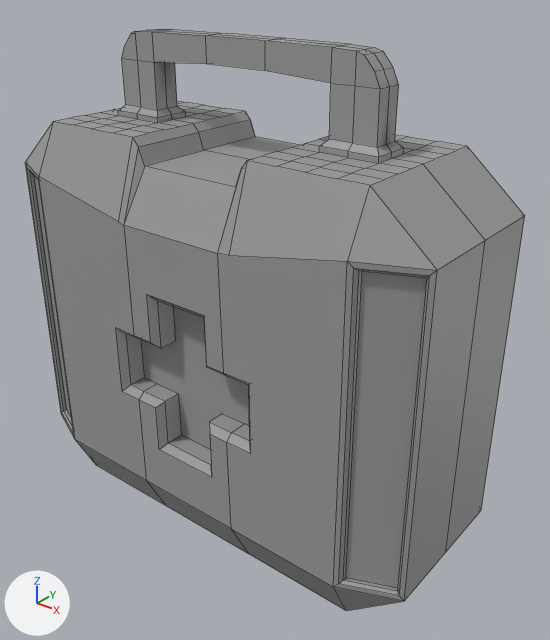
An edit to the FBX model Assets/Models/First-Aid.fbx, drawn before and after from the same camera.
Rendered twice from a 50 mm lens placed at (9.92, 0.488, 0.495), pointed at (9.506, 1.005, 0.174). The lights are fixed; the arrows at lower left show +X, +Y and +Z. Mesh edges are drawn as thin lines. Where no turn or scale is listed for an object, it has been applied to the vertices.

The scene before the commit, as lines of its bpy script (objects in view):
```python
me_cube_007 = bpy.data.meshes.new('Cube.007')
me_cube_007.from_pydata(...)  # 378 vertices, 343 faces; spans x -0.229..0.229, y -0.097..0.097, z -0.197..0.276
me_cube_007.materials.append(mat_white)  # grey #9c9c9c
ob_cube_005 = bpy.data.objects.new('Cube.005', me_cube_007)
ob_cube_005.location = (9.48, 0.997, 0.155)
```
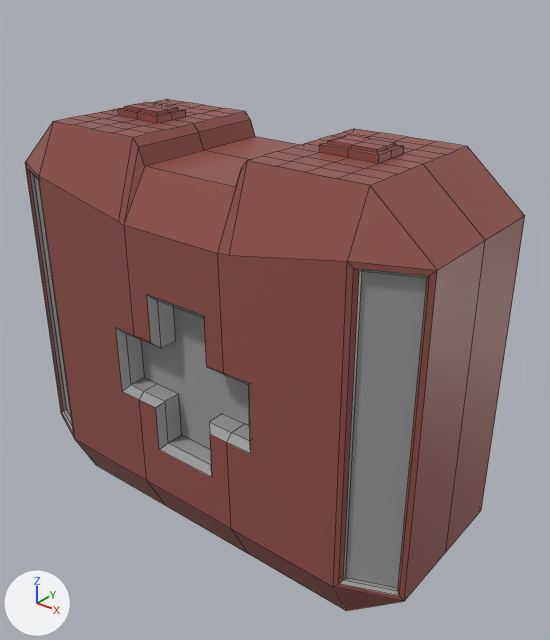
The newer file is also turned or shifted as a whole; pictures and numbers use the older file's frame.

Pixel boxes [x1, y1, x2, y2] of what changed, in the pictures (550 x 640 px):
'Cube.005', reshaped (12% shorter): before [25, 29, 525, 611]; after [25, 99, 525, 611]
part 1 of me_cube_007, cut back: before [118, 29, 404, 163]; after [118, 102, 404, 163]
part 2 of me_cube_007, recoloured (grey to brown): [25, 101, 525, 611] in both

The edits, one by one:
Picture 'Apteczka.png' (img_apteczka_png) is new.
Material 'Material' (mat_material) is new.
Its texture is img_apteczka_png.
Its roughness is 0.4.
me_cube_007 is used by ob_cube_005; location (9.48, 0.997, 0.155).
me_cube_007 had 378 vertices, 343 faces and spanned x -0.229..0.229, y -0.097..0.097, z -0.197..0.276.
me_cube_007 now has 338 vertices, 294 faces and spans x -0.229..0.229, y -0.097..0.097, z -0.197..0.206.
Part 1, on me_cube_007:
58 vertices are removed from x -0.141..0.141, y -0.013..0.013, z 0.197..0.276.
81 faces are deleted.
16 vertices in x -0.146..0.146, y -0.018..0.018, z 0.201 move by (0.0, 0.0, 0.002).
4 vertices in x -0.119..0.119, y -0.013, z 0.207 move by (0.0, -0.001, -0.004).
4 vertices in x -0.119..0.119, y 0.013, z 0.207 move by (0.0, 0.001, -0.004).
8 vertices move from x -0.141..0.141, y -0.013..0.013, z 0.207..0.249 to x -0.142..0.142, y -0.014..0.014, z 0.203..0.206.
8 vertices are added at x -0.142..0.142, y -0.014..0.014, z 0.206.
10 new vertices lie (0.0, 0.014, 0.0) away from vertices in x -0.142..0.142, y -0.014..-0.013, z 0.206..0.249.
32 new faces join them.
me_cube_007 part 2: 262 faces spanning x -0.229..0.229, y -0.097..0.097, z -0.197..0.203 switch from mat_white (grey #9c9c9c) to mat_material (picture img_apteczka_png).
